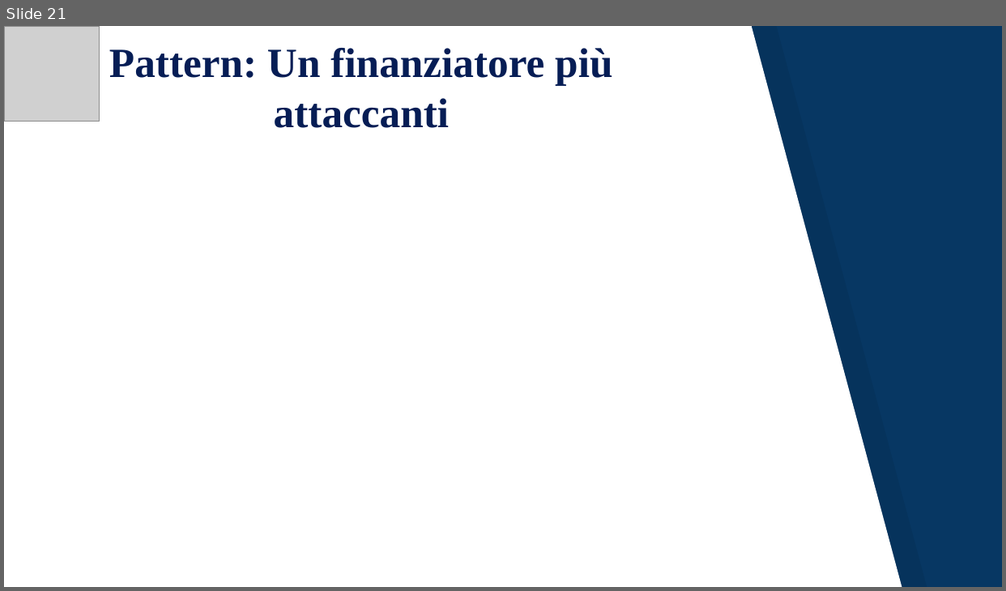
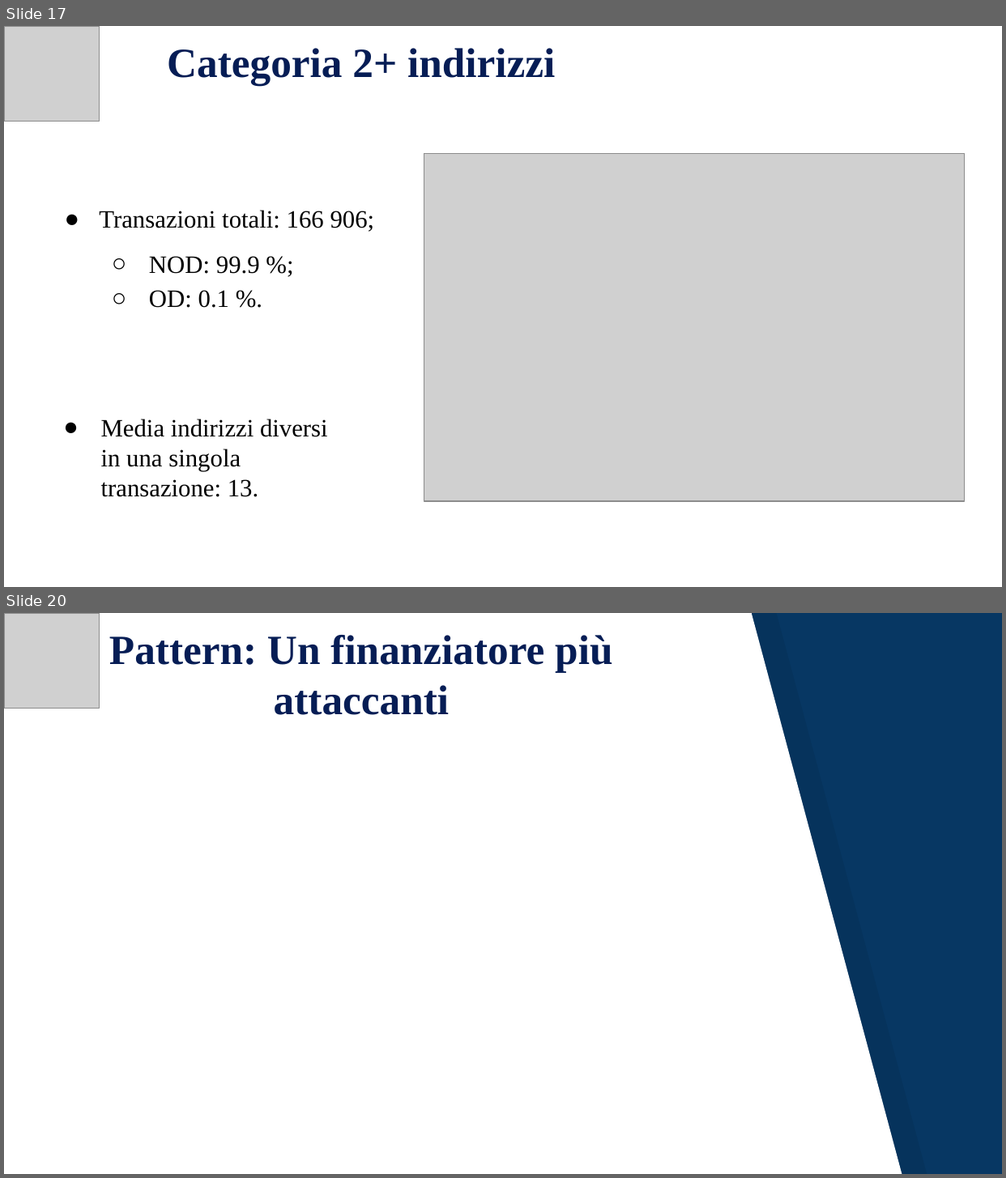
Before and after one commit to JacopoRaffi/Dust_Attack_Analysis, a slide deck: Dust Attack .pptx. Shown one above the other, each under a label of ours: slide 21 before the commit, slides 17 and 20 after it; the slides between them are not shown. The pictures are 1006x591 and 1006x1178 pixels, drawn with LibreOffice and Linux fonts; fonts in the diff are those of the drawing; grey boxes stand for pictures. Boxes give left, top, right and bottom in pixels: in the first picture for what was removed or moved away, otherwise in the second. Text is boxed around its words. In the diff, an @@ line names an element or a change of style, - is before the commit and + after.

```diff
--- a/Dust Attack .pptx
+++ b/Dust Attack .pptx
@@ slide 17 added at box(4, 26, 1002, 587), background #FFFFFF @@
@@ picture added at box(4, 26, 99, 121) @@
@@ title added at box(167, 48, 555, 86), 30 pt, text #061D55, bold @@
+Categoria 2+ indirizzi
@@ picture added at box(424, 154, 965, 502) @@
@@ text added at box(99, 210, 375, 308), 18 pt, text #000000 @@
+● Transazioni totali: 166 906;
+  ○ NOD: 99.9 %;
+  ○ OD: 0.1 %.
@@ text added at box(101, 419, 328, 497), 18 pt, text #000000 @@
+● Media indirizzi diversi in una singola transazione: 13.
@@ what was slide 21 is now slide 20 @@
```
Also in this commit, not shown: 15 slides changed, 2 other slides added, 4 slides removed, 1 other file.
